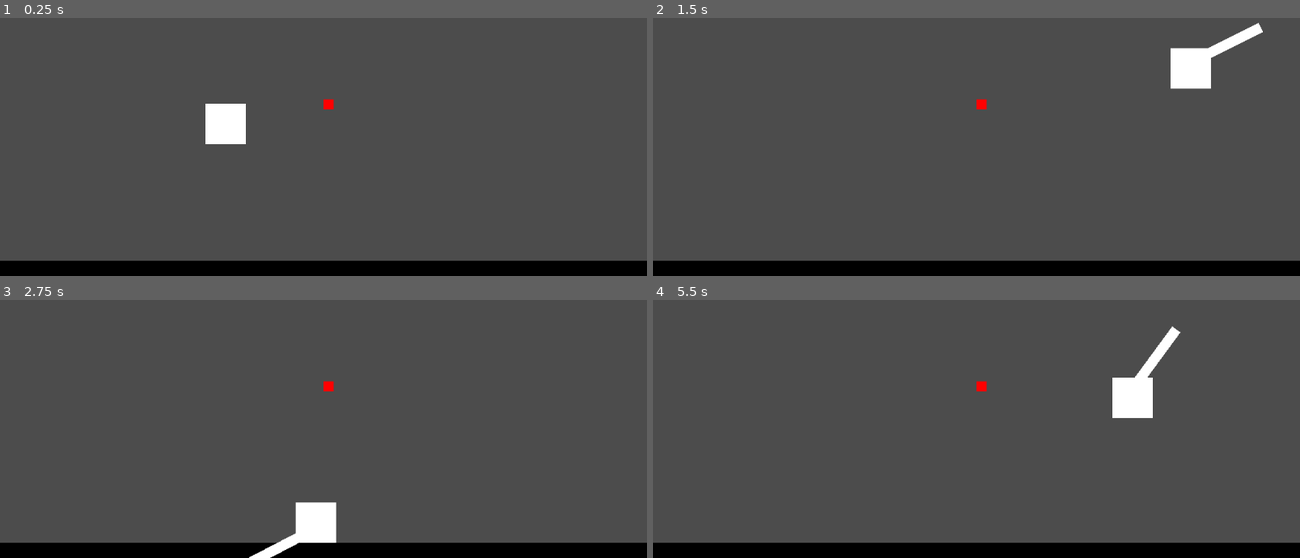
Above: before the commit, frames 1-4 (two rows, left to right).
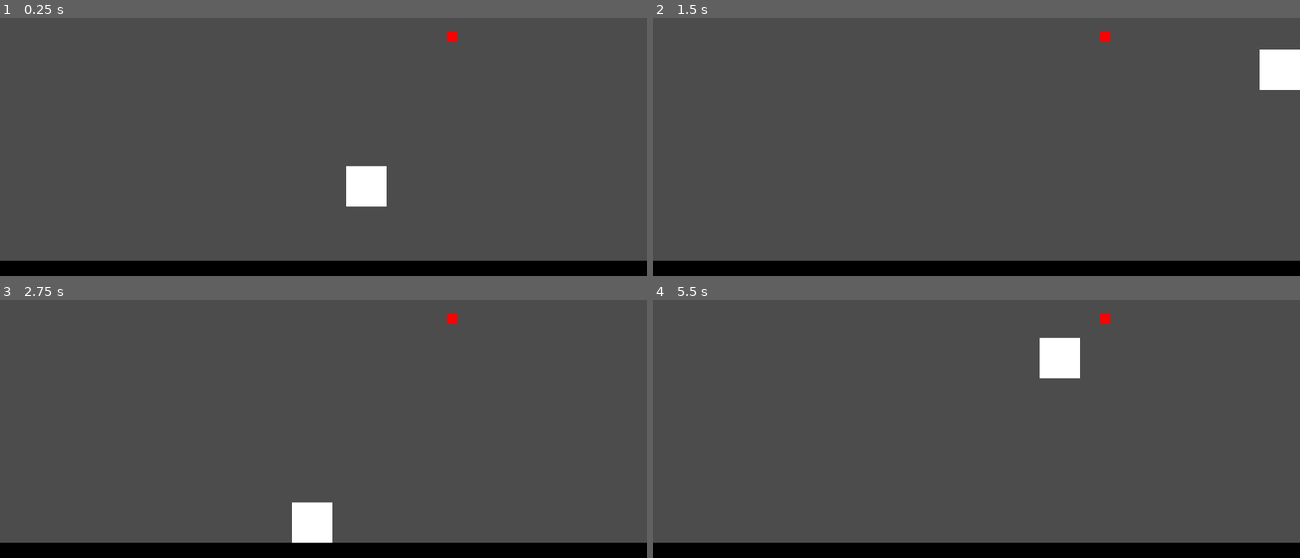
Above: after the commit, the same moments.

Repository: Develarooio/icho-and-falaj
Game: Godot game, scene res://ClaytonDebug/ClaytonsSceneNoGirlsAllowed.tscn
Two runs of this game, one before a commit and one after it. Both use one fixed random seed, a clock stepped at 60 frames per second and the inputs below. The project has no main scene, so this scene is started directly.
Inputs:
- Up to frame 1 (0.25 s): no input
- Up to frame 2 (1.5 s): tap Enter (throw) at 0.5, 1.35 s; hold Enter (throw) 0.53-1.28 s; hold D (right) from 0.53 s (still down); tap Space (jump) at 0.77 s
- Up to frame 3 (2.75 s): tap Space (jump) at 1.52 s; release D (right) at 2.03 s; hold A (left) from 2.03 s (still down); hold Enter (throw) from 2.03 s (still down)
- Up to frame 4 (5.5 s): release A (left) at 2.78 s; release Enter (throw) at 2.78 s; hold D (right) 2.78-4.28 s; tap Enter (throw) at 2.85, 4.35 s; tap Space (jump) at 3.02, 3.77, 4.52 s; hold Enter (throw) 3.53-4.28 s; hold A (left) 4.28-5.03 s; hold D (right) from 5.03 s (still down); hold Enter (throw) from 5.03 s (still down)

The runs differ from the first frame. In frame 1, 2.1% of the frame differs, in the area x 31-71%, y 5-74%; in frame 2, 2.5%; in frame 3, 0.6%; in frame 4, 2.5%, in the area x 50-82%, y 5-46%.

Commit message:
verrrry rudimentary swing

Diff:
--- /dev/null
+++ b/Arms.gd
@@ -0,0 +1,34 @@
+extends Node2D
+
+var grabbed = false
+
+func _physics_process(delta):
+	if $AnimationPlayer.is_playing():
+		$Grabray.enabled = true
+	else:
+		$Grabray.enabled = false
+
+	if $Grabray.is_colliding():
+		if $Grabray.get_collider().is_in_group("grabable"):
+			set_grabbed(true)
+
+	if grabbed:
+		$AnimationPlayer.stop()
+		rotation = global_position.angle_to(get_grab_point())
+		print(rotation)
+
+func throw(direction):
+	if direction == -1:
+		$AnimationPlayer.play('ray_throw_left')
+	else:
+		$AnimationPlayer.play('ray_throw_right')
+
+func set_grabbed(booly):
+	grabbed = booly
+
+func get_arm_length():
+	return $Grabray.cast_to.y
+
+func get_grab_point():
+	if grabbed:
+		return $Grabray.get_collision_point()
--- /dev/null
+++ b/ClaytonDebug/ClaytonsSceneNoGirlsAllowed.gd
@@ -0,0 +1,14 @@
+extends Node2D
+
+# class member variables go here, for example:
+# var a = 2
+# var b = "textvar"
+
+func _ready():
+	# Called when the node is added to the scene for the first time.
+	# Initialization here
+	pass
+
+func _process(delta):
+	var pos_cell_global= $TileMap.map_to_world(Vector2(64, 64))
+	print(pos_cell_global)
--- a/ClaytonDebug/ClaytonsSceneNoGirlsAllowed.tscn
+++ b/ClaytonDebug/ClaytonsSceneNoGirlsAllowed.tscn
@@ -1,8 +1,9 @@
-[gd_scene load_steps=4 format=2]
+[gd_scene load_steps=5 format=2]
 
 [ext_resource path="res://Tilesets/BasicPlatform/black_walls.tres" type="TileSet" id=1]
 [ext_resource path="res://Falaj/Falaj.tscn" type="PackedScene" id=2]
 [ext_resource path="res://Tilesets/BasicSwingPoint/test_swing..tres" type="TileSet" id=3]
+[ext_resource path="res://Tilesets/BasicSwingPoint/SwingPointStaticBody.tscn" type="PackedScene" id=4]
 
 [node name="ClaytonsSceneNoGirlsAllowed" type="Node2D" index="0"]
 
@@ -31,7 +32,7 @@
 
 [node name="Falaj" parent="." index="1" instance=ExtResource( 2 )]
 
-position = Vector2( 357, 315 )
+position = Vector2( 580, 414 )
 
 [node name="SwingPoints" type="TileMap" parent="." index="2" groups=[
 "grabable",
@@ -49,8 +50,13 @@
 collision_use_kinematic = false
 collision_friction = 1.0
 collision_bounce = 0.0
-collision_layer = 1
-collision_mask = 1
+collision_layer = 3
+collision_mask = 3
 occluder_light_mask = 1
 format = 1
-tile_data = PoolIntArray( 327688, 0, 0 )
+tile_data = PoolIntArray(  )
+_sections_unfolded = [ "Collision" ]
+
+[node name="SwingPointStaticBody" parent="." index="3" instance=ExtResource( 4 )]
+
+position = Vector2( 716.022, 221.09 )
--- /dev/null
+++ b/Falaj/Arm/Arms.tscn
@@ -0,0 +1,28 @@
+[gd_scene load_steps=4 format=2]
+
+[ext_resource path="res://Arms.gd" type="Script" id=1]
+[ext_resource path="res://Falaj/Arm/ray_throw_left.tres" type="Animation" id=2]
+[ext_resource path="res://Falaj/Arm/ray_throw_right.tres" type="Animation" id=3]
+
+[node name="Arms" type="Node2D"]
+
+script = ExtResource( 1 )
+
+[node name="AnimationPlayer" type="AnimationPlayer" parent="." index="0"]
+
+root_node = NodePath("..")
+autoplay = ""
+playback_process_mode = 1
+playback_default_blend_time = 0.0
+playback_speed = 1.0
+anims/ray_throw_left = ExtResource( 2 )
+anims/ray_throw_right = ExtResource( 3 )
+blend_times = [  ]
+
+[node name="Grabray" type="RayCast2D" parent="." index="1"]
+
+rotation = 5.41052
+enabled = false
+exclude_parent = true
+cast_to = Vector2( 0, 100 )
+collision_mask = 2
--- a/Falaj/Arm/TheArms.gd
+++ /dev/null
@@ -1,26 +0,0 @@
-extends Sprite
-
-# class member variables go here, for example:
-# var a = 2
-# var b = "textvar"
-
-func _ready():
-	# Called when the node is added to the scene for the first time.
-	# Initialization here
-	pass
-
-func _process(delta):
-	if !$AnimationPlayer.is_playing():
-		visible = false
-	else:
-		visible = true
-
-func throw(direction):
-	if direction == -1:
-		$AnimationPlayer.play('arms_throw_left')
-	else:
-		$AnimationPlayer.play('arms_throw_right')
-
-func _on_GrabArea_body_entered(body):
-	if body.is_in_group('grabable'):
-		pass
--- a/Falaj/Arm/TheArms.tscn
+++ /dev/null
@@ -1,48 +0,0 @@
-[gd_scene load_steps=6 format=2]
-
-[ext_resource path="res://Falaj/Arm/test_arm.png" type="Texture" id=1]
-[ext_resource path="res://Falaj/Arm/TheArms.gd" type="Script" id=2]
-[ext_resource path="res://Falaj/Arm/arms_throw_right.anim" type="Animation" id=3]
-[ext_resource path="res://Falaj/Arm/arms_throw_left.tres" type="Animation" id=4]
-
-[sub_resource type="CapsuleShape2D" id=1]
-
-custom_solver_bias = 0.0
-radius = 22.4033
-height = 24.2179
-
-[node name="TheArms" type="Sprite"]
-
-texture = ExtResource( 1 )
-centered = false
-script = ExtResource( 2 )
-_sections_unfolded = [ "Offset", "Transform" ]
-
-[node name="AnimationPlayer" type="AnimationPlayer" parent="." index="0"]
-
-root_node = NodePath("..")
-autoplay = ""
-playback_process_mode = 1
-playback_default_blend_time = 0.0
-playback_speed = 1.0
-anims/arms_throw = ExtResource( 3 )
-anims/arms_throw_left = ExtResource( 4 )
-anims/arms_throw_right = ExtResource( 3 )
-blend_times = [  ]
-
-[node name="GrabArea" type="Area2D" parent="." index="1"]
-
-position = Vector2( 7.74496, 108.655 )
-input_pickable = true
-gravity_vec = Vector2( 0, 1 )
-gravity = 98.0
-linear_damp = 0.1
-angular_damp = 1.0
-audio_bus_override = false
-audio_bus_name = "Master"
-
-[node name="CollisionShape2D" type="CollisionShape2D" parent="GrabArea" index="0"]
-
-shape = SubResource( 1 )
-
-[connection signal="body_entered" from="GrabArea" to="." method="_on_GrabArea_body_entered"]
--- /dev/null
+++ b/Falaj/Arm/ray_throw_left.tres
@@ -0,0 +1,20 @@
+[gd_resource type="Animation" format=2]
+
+[resource]
+
+resource_name = "ray_throw_left"
+length = 0.4
+loop = false
+step = 0.1
+tracks/0/type = "value"
+tracks/0/path = NodePath("Grabray:rotation_degrees")
+tracks/0/interp = 1
+tracks/0/loop_wrap = true
+tracks/0/imported = false
+tracks/0/enabled = true
+tracks/0/keys = {
+"times": PoolRealArray( 0, 0.4 ),
+"transitions": PoolRealArray( 1, 1 ),
+"update": 0,
+"values": [ 160.0, 50.0 ]
+}
--- /dev/null
+++ b/Falaj/Arm/ray_throw_right.tres
@@ -0,0 +1,20 @@
+[gd_resource type="Animation" format=2]
+
+[resource]
+
+resource_name = "ray_throw_right"
+length = 0.4
+loop = false
+step = 0.1
+tracks/0/type = "value"
+tracks/0/path = NodePath("Grabray:rotation_degrees")
+tracks/0/interp = 1
+tracks/0/loop_wrap = true
+tracks/0/imported = false
+tracks/0/enabled = true
+tracks/0/keys = {
+"times": PoolRealArray( 0, 0.4 ),
+"transitions": PoolRealArray( 1, 1 ),
+"update": 0,
+"values": [ 200.0, 310.0 ]
+}
--- a/Falaj/Falaj.gd
+++ b/Falaj/Falaj.gd
@@ -8,15 +8,28 @@
 export var air_friction = .4
 export var accel = 300
 var direction = 0
+var arm_length
 
+func _ready():
+	arm_length = $Arms.get_arm_length()
 
 func _physics_process(delta):
-	move()
-	throw()
+	if !$Arms.grabbed:
+		move()
+		throw()
+	else:
+		swing()
+
+func swing():
+	var grab_point = $Arms.get_grab_point()
+	print(grab_point)
+	var arm_vector = grab_point - global_position
+	current_speed = (arm_vector.tangent()*Vector2(-1,-1)).normalized()*Vector2(current_speed.x, current_speed.x)
+	move_and_slide(current_speed, UP)
 
 func throw():
 	if Input.is_action_pressed('throw'):
-		$TheArms.throw(direction)
+		$Arms.throw(direction)
 
 func move():
 	var friction = false
--- a/Falaj/Falaj.tscn
+++ b/Falaj/Falaj.tscn
@@ -2,7 +2,7 @@
 
 [ext_resource path="res://Falaj/Falaj.gd" type="Script" id=1]
 [ext_resource path="res://Falaj/default_square.png" type="Texture" id=2]
-[ext_resource path="res://Falaj/Arm/TheArms.tscn" type="PackedScene" id=3]
+[ext_resource path="res://Falaj/Arm/Arms.tscn" type="PackedScene" id=3]
 
 [sub_resource type="RectangleShape2D" id=1]
 
@@ -31,4 +31,4 @@
 
 shape = SubResource( 1 )
 
-[node name="TheArms" parent="." index="2" instance=ExtResource( 3 )]
+[node name="Arms" parent="." index="2" instance=ExtResource( 3 )]
--- /dev/null
+++ b/Tilesets/BasicSwingPoint/SwingPointStaticBody.tscn
@@ -0,0 +1,29 @@
+[gd_scene load_steps=3 format=2]
+
+[ext_resource path="res://Tilesets/BasicSwingPoint/red_point.png" type="Texture" id=1]
+
+[sub_resource type="RectangleShape2D" id=1]
+
+custom_solver_bias = 0.0
+extents = Vector2( 8, 8 )
+
+[node name="SwingPointStaticBody" type="StaticBody2D" groups=[
+"grabable",
+]]
+
+input_pickable = false
+collision_layer = 3
+collision_mask = 3
+constant_linear_velocity = Vector2( 0, 0 )
+constant_angular_velocity = 0.0
+friction = 1.0
+bounce = 0.0
+_sections_unfolded = [ "Collision" ]
+
+[node name="Sprite" type="Sprite" parent="." index="0"]
+
+texture = ExtResource( 1 )
+
+[node name="CollisionShape2D" type="CollisionShape2D" parent="." index="1"]
+
+shape = SubResource( 1 )
